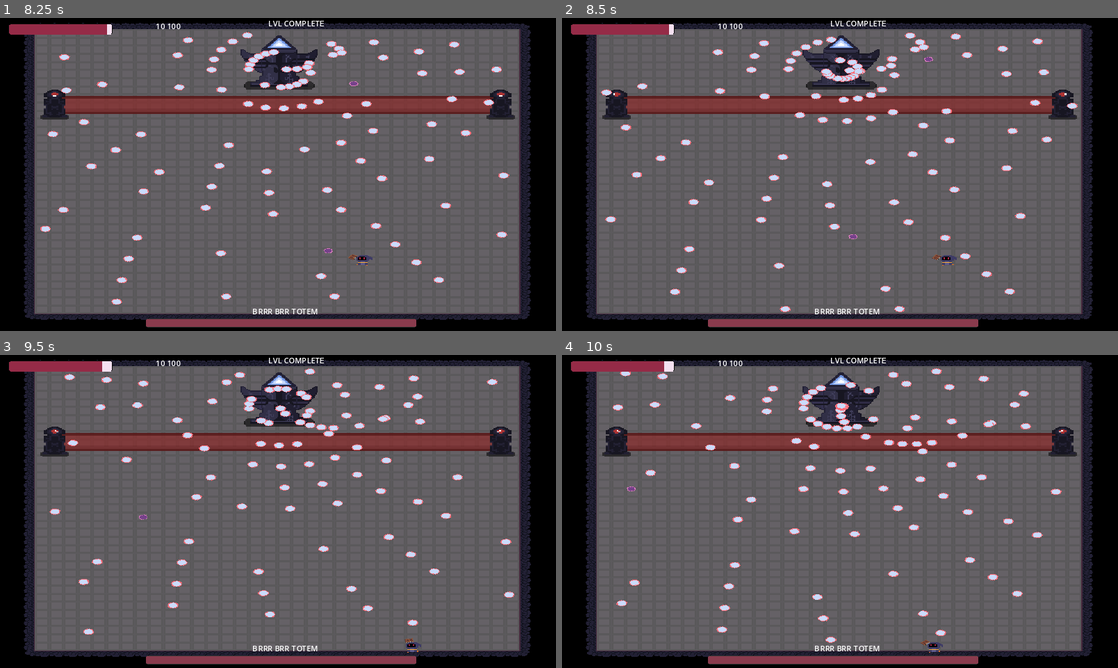
Above: before the commit, frames 1-4 (two rows, left to right).
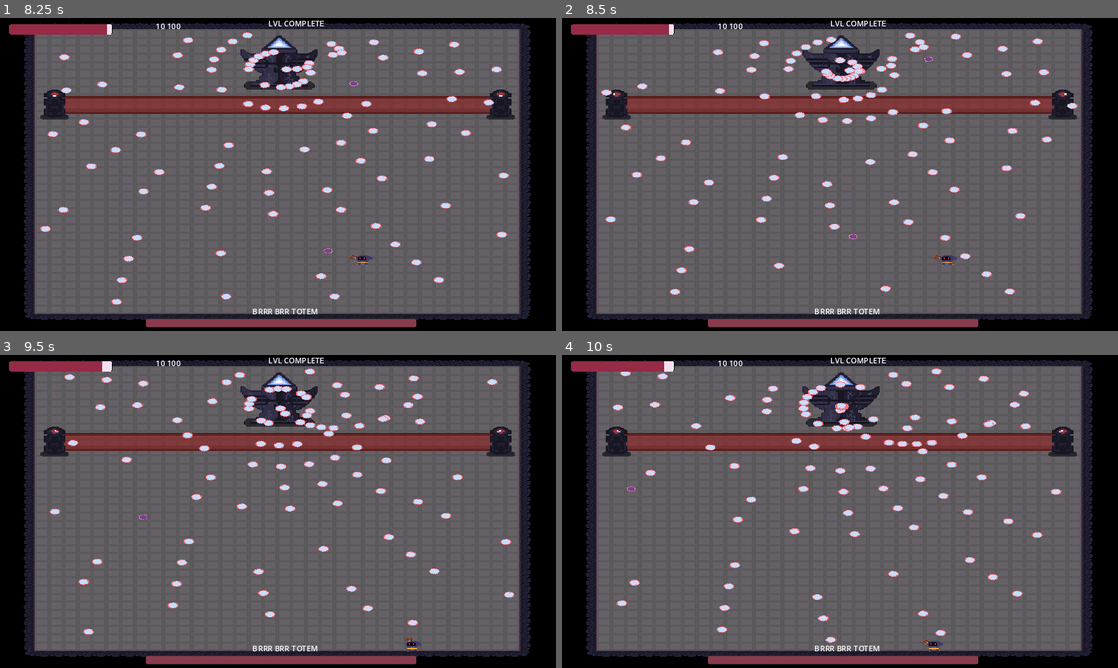
Above: after the commit, the same moments.

Repository: Arssin/Bullet_Hell_Jam
Game: Godot game, scene res://scenes/main_scene.tscn
Same seed, same stepped clock (60 frames per second), same inputs: the game is played once before the commit and once after it.
Inputs (mouse positions are in pixels of both pictures, inside the frame that each line leads up to):
- Up to frame 1 (8.25 s): click "PLAY" at 0.5 s; move the mouse to (400, 158) at 1.27 s; press the mouse at (400, 158) at 1.28 s; hold D (move_right) 1.28-2.03 s; move the mouse to (166, 190) at 2.02 s; release the mouse at (166, 190) at 2.03 s; hold S (move_down) 2.03-2.78 s; tap Space (dash) at 2.1, 4.35, 6.6 s; move the mouse to (333, 105) at 2.77 s; hold D (move_right) 2.78-3.53 s; tap E (player_action) at 2.85, 5.1, 7.35 s; move the mouse to (250, 237) at 3.52 s; hold W (move_up) 3.53-4.28 s; click (250, 237) at 3.6 s; move the mouse to (444, 221) at 4.27 s; hold Left (move_left) 4.28-5.78 s; move the mouse to (111, 127) at 5.02 s; move the mouse to (305, 174) at 5.77 s; press the mouse at (305, 174) at 5.78 s; hold S (move_down) 5.78-6.53 s; move the mouse to (194, 96) at 6.52 s; release the mouse at (194, 96) at 6.53 s; hold D (move_right) 6.53-7.28 s; move the mouse to (400, 158) at 7.27 s; hold W (move_up) 7.28-8.03 s; move the mouse to (166, 190) at 8.02 s; hold D (move_right) from 8.03 s (still down); click (166, 190) at 8.1 s
- Up to frame 2 (8.5 s): keep holding D (move_right)
- Up to frame 3 (9.5 s): move the mouse to (333, 442) at 8.77 s; release D (move_right) at 8.78 s; hold S (move_down) from 8.78 s (still down); tap Space (dash) at 8.85 s
- Up to frame 4 (10 s): move the mouse to (812, 574) at 9.52 s; release S (move_down) at 9.53 s; hold Left (move_left) from 9.53 s (still down); tap E (player_action) at 9.6 s

Frame 1 is identical in both runs. In frame 2, less than 0.1% of the frame differs, in the area x 39-62%, y 92-94%; in frame 3, less than 0.1%; in frame 4, 0.3%, in the area x 42-69%, y 8-96%.

Commit message:
balancing game

Diff:
--- a/scenes/Level3.tscn
+++ b/scenes/Level3.tscn
@@ -211,264 +211,198 @@
 move_on_path = NodePath("../../Path2D/PathFollow2D")
 movement_speed = 2
 isDestructable = true
-max_health = 30
-val_health = 30
 
 [node name="CristalEnemy2" parent="Node2D" node_paths=PackedStringArray("move_on_path") instance=ExtResource("3_y5qt6")]
 position = Vector2(406, 186)
 move_on_path = NodePath("../../Path2D/PathFollow2D2")
 movement_speed = 2
 isDestructable = true
-max_health = 30
-val_health = 30
 
 [node name="CristalEnemy3" parent="Node2D" node_paths=PackedStringArray("move_on_path") instance=ExtResource("3_y5qt6")]
 position = Vector2(406, 186)
 move_on_path = NodePath("../../Path2D/PathFollow2D3")
 movement_speed = 2
 isDestructable = true
-max_health = 30
-val_health = 30
 
 [node name="CristalEnemy4" parent="Node2D" node_paths=PackedStringArray("move_on_path") instance=ExtResource("3_y5qt6")]
 position = Vector2(406, 186)
 move_on_path = NodePath("../../Path2D/PathFollow2D4")
 movement_speed = 2
 isDestructable = true
-max_health = 30
-val_health = 30
 
 [node name="CristalEnemy5" parent="Node2D" node_paths=PackedStringArray("move_on_path") instance=ExtResource("3_y5qt6")]
 position = Vector2(406, 186)
 move_on_path = NodePath("../../Path2D/PathFollow2D5")
 movement_speed = 2
 isDestructable = true
-max_health = 30
-val_health = 30
 
 [node name="CristalEnemy6" parent="Node2D" node_paths=PackedStringArray("move_on_path") instance=ExtResource("3_y5qt6")]
 position = Vector2(406, 186)
 move_on_path = NodePath("../../Path2D/PathFollow2D6")
 movement_speed = 2
 isDestructable = true
-max_health = 30
-val_health = 30
 
 [node name="CristalEnemy7" parent="Node2D" node_paths=PackedStringArray("move_on_path") instance=ExtResource("3_y5qt6")]
 position = Vector2(406, 186)
 move_on_path = NodePath("../../Path2D/PathFollow2D7")
 movement_speed = 2
 isDestructable = true
-max_health = 30
-val_health = 30
 
 [node name="CristalEnemy8" parent="Node2D" node_paths=PackedStringArray("move_on_path") instance=ExtResource("3_y5qt6")]
 position = Vector2(406, 186)
 move_on_path = NodePath("../../Path2D/PathFollow2D8")
 movement_speed = 2
 isDestructable = true
-max_health = 30
-val_health = 30
 
 [node name="CristalEnemy9" parent="Node2D" node_paths=PackedStringArray("move_on_path") instance=ExtResource("3_y5qt6")]
 position = Vector2(406, 186)
 move_on_path = NodePath("../../Path2D/PathFollow2D9")
 movement_speed = 2
 isDestructable = true
-max_health = 30
-val_health = 30
 
 [node name="CristalEnemy10" parent="Node2D" node_paths=PackedStringArray("move_on_path") instance=ExtResource("3_y5qt6")]
 position = Vector2(359, 186)
 move_on_path = NodePath("../../Path2D/PathFollow2D10")
 movement_speed = 2
 isDestructable = true
-max_health = 30
-val_health = 30
 
 [node name="CristalEnemy11" parent="Node2D" node_paths=PackedStringArray("move_on_path") instance=ExtResource("3_y5qt6")]
 position = Vector2(406, 186)
 move_on_path = NodePath("../../Path2D/PathFollow2D11")
 movement_speed = 2
 isDestructable = true
-max_health = 30
-val_health = 30
 
 [node name="CristalEnemy12" parent="Node2D" node_paths=PackedStringArray("move_on_path") instance=ExtResource("3_y5qt6")]
 position = Vector2(406, 186)
 move_on_path = NodePath("../../Path2D/PathFollow2D12")
 movement_speed = 2
 isDestructable = true
-max_health = 30
-val_health = 30
 
 [node name="CristalEnemy13" parent="Node2D" node_paths=PackedStringArray("move_on_path") instance=ExtResource("3_y5qt6")]
 position = Vector2(406, 186)
 move_on_path = NodePath("../../Path2D/PathFollow2D13")
 movement_speed = 2
 isDestructable = true
-max_health = 30
-val_health = 30
 
 [node name="CristalEnemy14" parent="Node2D" node_paths=PackedStringArray("move_on_path") instance=ExtResource("3_y5qt6")]
 position = Vector2(406, 186)
 move_on_path = NodePath("../../Path2D/PathFollow2D14")
 movement_speed = 2
 isDestructable = true
-max_health = 30
-val_health = 30
 
 [node name="CristalEnemy15" parent="Node2D" node_paths=PackedStringArray("move_on_path") instance=ExtResource("3_y5qt6")]
 position = Vector2(406, 186)
 move_on_path = NodePath("../../Path2D/PathFollow2D15")
 movement_speed = 2
 isDestructable = true
-max_health = 30
-val_health = 30
 
 [node name="CristalEnemy16" parent="Node2D" node_paths=PackedStringArray("move_on_path") instance=ExtResource("3_y5qt6")]
 position = Vector2(406, 186)
 move_on_path = NodePath("../../Path2D/PathFollow2D16")
 movement_speed = 2
 isDestructable = true
-max_health = 30
-val_health = 30
 
 [node name="CristalEnemy17" parent="Node2D" node_paths=PackedStringArray("move_on_path") instance=ExtResource("3_y5qt6")]
 position = Vector2(406, 186)
 move_on_path = NodePath("../../Path2D/PathFollow2D17")
 movement_speed = 2
 isDestructable = true
-max_health = 30
-val_health = 30
 
 [node name="CristalEnemy18" parent="Node2D" node_paths=PackedStringArray("move_on_path") instance=ExtResource("3_y5qt6")]
 position = Vector2(406, 186)
 move_on_path = NodePath("../../Path2D/PathFollow2D18")
 movement_speed = 2
 isDestructable = true
-max_health = 30
-val_health = 30
 
 [node name="CristalEnemy19" parent="Node2D" node_paths=PackedStringArray("move_on_path") instance=ExtResource("3_y5qt6")]
 position = Vector2(359, 186)
 move_on_path = NodePath("../../Path2D/PathFollow2D19")
 movement_speed = 2
 isDestructable = true
-max_health = 30
-val_health = 30
 
 [node name="CristalEnemy20" parent="Node2D" node_paths=PackedStringArray("move_on_path") instance=ExtResource("3_y5qt6")]
 position = Vector2(406, 186)
 move_on_path = NodePath("../../Path2D/PathFollow2D20")
 movement_speed = 2
 isDestructable = true
-max_health = 30
-val_health = 30
 
 [node name="CristalEnemy21" parent="Node2D" node_paths=PackedStringArray("move_on_path") instance=ExtResource("3_y5qt6")]
 position = Vector2(406, 186)
 move_on_path = NodePath("../../Path2D/PathFollow2D21")
 movement_speed = 2
 isDestructable = true
-max_health = 30
-val_health = 30
 
 [node name="CristalEnemy22" parent="Node2D" node_paths=PackedStringArray("move_on_path") instance=ExtResource("3_y5qt6")]
 position = Vector2(406, 186)
 move_on_path = NodePath("../../Path2D/PathFollow2D22")
 movement_speed = 2
 isDestructable = true
-max_health = 30
-val_health = 30
 
 [node name="CristalEnemy23" parent="Node2D" node_paths=PackedStringArray("move_on_path") instance=ExtResource("3_y5qt6")]
 position = Vector2(406, 186)
 move_on_path = NodePath("../../Path2D/PathFollow2D23")
 movement_speed = 2
 isDestructable = true
-max_health = 30
-val_health = 30
 
 [node name="CristalEnemy24" parent="Node2D" node_paths=PackedStringArray("move_on_path") instance=ExtResource("3_y5qt6")]
 position = Vector2(406, 186)
 move_on_path = NodePath("../../Path2D/PathFollow2D24")
 movement_speed = 2
 isDestructable = true
-max_health = 30
-val_health = 30
 
 [node name="CristalEnemy25" parent="Node2D" node_paths=PackedStringArray("move_on_path") instance=ExtResource("3_y5qt6")]
 position = Vector2(406, 186)
 move_on_path = NodePath("../../Path2D/PathFollow2D25")
 movement_speed = 2
 isDestructable = true
-max_health = 30
-val_health = 30
 
 [node name="CristalEnemy26" parent="Node2D" node_paths=PackedStringArray("move_on_path") instance=ExtResource("3_y5qt6")]
 position = Vector2(406, 186)
 move_on_path = NodePath("../../Path2D/PathFollow2D26")
 movement_speed = 2
 isDestructable = true
-max_health = 30
-val_health = 30
 
 [node name="CristalEnemy27" parent="Node2D" node_paths=PackedStringArray("move_on_path") instance=ExtResource("3_y5qt6")]
 position = Vector2(406, 186)
 move_on_path = NodePath("../../Path2D/PathFollow2D27")
 movement_speed = 2
 isDestructable = true
-max_health = 30
-val_health = 30
 
 [node name="CristalEnemy28" parent="Node2D" node_paths=PackedStringArray("move_on_path") instance=ExtResource("3_y5qt6")]
 position = Vector2(359, 186)
 move_on_path = NodePath("../../Path2D/PathFollow2D28")
 movement_speed = 2
 isDestructable = true
-max_health = 30
-val_health = 30
 
 [node name="CristalEnemy29" parent="Node2D" node_paths=PackedStringArray("move_on_path") instance=ExtResource("3_y5qt6")]
 position = Vector2(406, 186)
 move_on_path = NodePath("../../Path2D/PathFollow2D29")
 movement_speed = 2
 isDestructable = true
-max_health = 30
-val_health = 30
 
 [node name="CristalEnemy30" parent="Node2D" node_paths=PackedStringArray("move_on_path") instance=ExtResource("3_y5qt6")]
 position = Vector2(406, 186)
 move_on_path = NodePath("../../Path2D/PathFollow2D30")
 movement_speed = 2
 isDestructable = true
-max_health = 30
-val_health = 30
 
 [node name="CristalEnemy31" parent="Node2D" node_paths=PackedStringArray("move_on_path") instance=ExtResource("3_y5qt6")]
 position = Vector2(406, 186)
 move_on_path = NodePath("../../Path2D/PathFollow2D31")
 movement_speed = 2
 isDestructable = true
-max_health = 30
-val_health = 30
 
 [node name="CristalEnemy32" parent="Node2D" node_paths=PackedStringArray("move_on_path") instance=ExtResource("3_y5qt6")]
 position = Vector2(406, 186)
 move_on_path = NodePath("../../Path2D/PathFollow2D32")
 movement_speed = 2
 isDestructable = true
-max_health = 30
-val_health = 30
 
 [node name="CristalEnemy33" parent="Node2D" node_paths=PackedStringArray("move_on_path") instance=ExtResource("3_y5qt6")]
 position = Vector2(406, 186)
 move_on_path = NodePath("../../Path2D/PathFollow2D33")
 movement_speed = 2
 isDestructable = true
-max_health = 30
-val_health = 30
 
 [node name="Barrier2" parent="." instance=ExtResource("6_kvhck")]
 position = Vector2(545, 391)
--- a/scenes/Level5.tscn
+++ b/scenes/Level5.tscn
@@ -1082,8 +1082,8 @@
 [node name="Totem" parent="." instance=ExtResource("3_b8a8b")]
 position = Vector2(632, 266)
 scale = Vector2(1.5, 1.9)
-max_health = 300
-health = 300
+max_health = 1000
+health = 1000
 
 [node name="MiniTotem" parent="." instance=ExtResource("4_xkyfd")]
 position = Vector2(303, 58)
--- a/scenes/map_creator.tscn
+++ b/scenes/map_creator.tscn
@@ -45,7 +45,7 @@
 1:3/0 = 0
 1:3/0/physics_layer_0/linear_velocity = Vector2(0, 0)
 1:3/0/physics_layer_0/angular_velocity = 0.0
-1:3/0/physics_layer_0/polygon_0/points = PackedVector2Array(-8, -8, 8, -8, 8, 3.625, 0.1875, 3.625, -8, 2.75)
+1:3/0/physics_layer_0/polygon_0/points = PackedVector2Array(-8.125, -10.375, 7.875, -10.125, 8, 3.625, 0.1875, 3.625, -8, 2.75)
 2:3/0 = 0
 2:3/0/physics_layer_0/linear_velocity = Vector2(0, 0)
 2:3/0/physics_layer_0/angular_velocity = 0.0
--- a/scripts/Level5.gd
+++ b/scripts/Level5.gd
@@ -41,19 +41,22 @@
 func _on_boss_open() -> void:
 	$Angry.start()
 	$Angry2.start()
-
+	$Barrier.queue_free()
+	$Barrier3.queue_free()
+	$Barrier2.queue_free()
+	$Barrier4.queue_free()
 
 func _on_totem_boss_died() -> void:
 	$Angry2.stop()
 	$Angry.stop()
+	$AngryNode.queue_free()
+	$Totemix5.queue_free()
 	var doorsChildren = $Doors.get_children()
 	for door in doorsChildren:
 		door.colide_on()
 
 	$Doors.show()
 	$Label.show()
-	$AngryNode.queue_free()
-	$Totemix5.queue_free()
 
 
 func _on_angry_timeout() -> void:
--- a/scripts/Small_Runing_Mob.gd
+++ b/scripts/Small_Runing_Mob.gd
@@ -44,9 +44,9 @@
 		velocity.y = move_dir.y * speed
 		move_and_slide()
 		if move_dir.x < 0:
+			$AnimatedSprite2D.flip_h = true
+		else:
 			$AnimatedSprite2D.flip_h = false
-		else:
-			$AnimatedSprite2D.flip_h = true
 
 
 func _on_navigation_agent_2d_target_reached() -> void:
--- a/scripts/cristal_enemy.gd
+++ b/scripts/cristal_enemy.gd
@@ -10,8 +10,8 @@
 @onready var attack: Timer = $Attack
 
 @onready var static_lvl = get_parent().name == "Enemies4"
-@export var max_health = 50
-@export var val_health = 50
+@export var max_health = 30
+@export var val_health = 30
 
 func _ready() -> void:
 	if isDestructable:
--- a/scripts/mini_totem.gd
+++ b/scripts/mini_totem.gd
@@ -1,7 +1,7 @@
 extends CharacterBody2D
 
-var max_health = 100
-var health = 100
+var max_health = 150
+var health = 150
 
 func _ready():
 	$HealthBar.max_value = max_health
